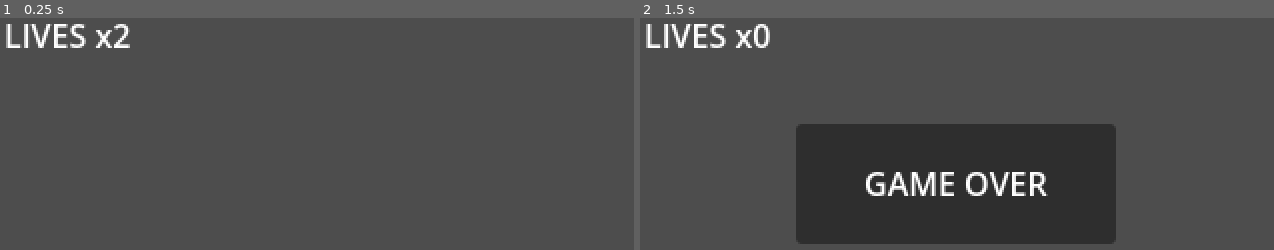
Above: before the commit, frames 1-2 (left to right).
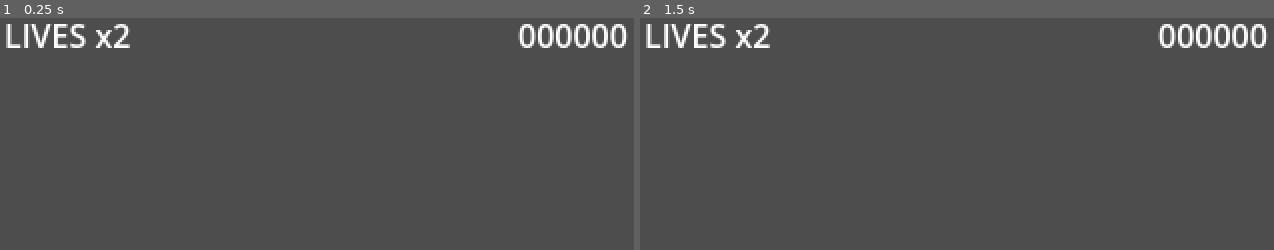
Above: after the commit, the same moments.

Repository: it-mikesoft/gng
Game: Godot game, scene res://scenes/level/level_01.tscn
Two runs of this game, one before a commit and one after it. Both use one fixed random seed, a clock stepped at 60 frames per second and the inputs below.
Inputs:
- Up to frame 1 (0.25 s): no input
- Up to frame 2 (1.5 s): tap Enter at 0.5 s; hold D (move_right) from 0.53 s (still down); tap Z (attack) at 0.6, 1.35 s; tap Space (jump) at 0.77, 1.25 s

The runs differ from the first frame. In frame 1, 1.0% of the frame differs, in the area x 81-100%, y 2-13%; in frame 2, 27%, in the area x 17-100%, y 2-98%.

Commit message:
feat: full gameplay loop + pixel art sprites
Gameplay fixes:
- _setup_spawner() wires enemy scenes at runtime via Node.set() — was
  critical bug (enemies never spawned before)
- _setup_boss() connects defeated signal → GameManager.on_boss_defeated()
- Win condition: boss.defeated → game_won signal → WinPanel in HUD
- GameManager: add_score(), on_boss_defeated(), game_won signal, reset()
  now clears score too
- EncounterSpawner: class_name added (unused here, documents intent)
- Crow + RedArremer: MOTION_MODE_FLOATING so move_and_slide() doesn't
  snap them to floors
- HUD: score display (6-digit, right-aligned), win panel, game over sub
- Any key on game over/win → GameManager.reset() + reload_current_scene()

Pixel art sprites (PIL, gothic palette: night blues / purples / bone):
- player: idle, walk (4 frames), jump — armored knight 12×24
- zombie: walk (4 frames) — pale green with outstretched arms
- crow: fly (4 frames) — black bird swoop animation
- demon_knight: walk (4 frames) — horned knight with shield + spear
- red_arremer: fly (4 frames) — orange-red winged demon
- boss: phase 1 + phase 2 (2 frames each, 32×48) — 4-eyed horror
- weapons: lance (gold), fireball (ORG/RED/GLD gradient)
- environment: ground tile (16×16), platform tile (16×8)
- tools/gen_sprites.py: reproducible generator, re-run anytime

Co-Authored-By: Claude Sonnet 4.6 <noreply@anthropic.com>

Diff:
--- a/game/scenes/level/level_01.tscn
+++ b/game/scenes/level/level_01.tscn
@@ -1,13 +1,13 @@
-[gd_scene load_steps=8 format=3 uid="uid://blevel01"]
+[gd_scene load_steps=9 format=3 uid="uid://blevel01"]
 
-[ext_resource type="Script"      path="res://scripts/level/level_01.gd"              id="0_level"]
+[ext_resource type="Script" path="res://scripts/level/level_01.gd" id="0_level"]
 [ext_resource type="PackedScene" uid="uid://bplayer001" path="res://scenes/player/player.tscn" id="1_player"]
-[ext_resource type="PackedScene" uid="uid://bhud001"    path="res://scenes/ui/hud.tscn"        id="2_hud"]
-[ext_resource type="PackedScene" uid="uid://bboss001"   path="res://scenes/boss/boss.tscn"     id="3_boss"]
-[ext_resource type="Script"      path="res://scripts/checkpoint.gd"                  id="4_checkpoint"]
-[ext_resource type="Script"      path="res://scripts/director/encounter_spawner.gd"  id="5_spawner"]
-[ext_resource type="Script"      path="res://scripts/camera.gd"                      id="6_cam"]
-[ext_resource type="Script"      path="res://scripts/director/ai_director.gd"        id="7_dir"]
+[ext_resource type="PackedScene" uid="uid://bhud001" path="res://scenes/ui/hud.tscn" id="2_hud"]
+[ext_resource type="PackedScene" uid="uid://bboss001" path="res://scenes/boss/boss.tscn" id="3_boss"]
+[ext_resource type="Script" path="res://scripts/checkpoint.gd" id="4_checkpoint"]
+[ext_resource type="Script" path="res://scripts/director/encounter_spawner.gd" id="5_spawner"]
+[ext_resource type="Script" path="res://scripts/camera.gd" id="6_cam"]
+[ext_resource type="Script" path="res://scripts/director/ai_director.gd" id="7_dir"]
 
 [node name="Level01" type="Node2D"]
 script = ExtResource("0_level")
@@ -36,9 +36,6 @@
 
 [node name="Spawner" type="Node2D" parent="."]
 script = ExtResource("5_spawner")
-spawn_interval_min = 3.0
-spawn_interval_max = 8.0
-max_live_enemies = 6
 
 [node name="AiDirector" type="Node" parent="Spawner"]
 script = ExtResource("7_dir")
--- a/game/scenes/ui/hud.tscn
+++ b/game/scenes/ui/hud.tscn
@@ -9,21 +9,63 @@
 offset_left = 4.0
 offset_top = 4.0
 offset_right = 120.0
-offset_bottom = 20.0
+offset_bottom = 18.0
 text = "LIVES x3"
+
+[node name="ScoreLabel" type="Label" parent="."]
+offset_left = 220.0
+offset_top = 4.0
+offset_right = 316.0
+offset_bottom = 18.0
+text = "000000"
+horizontal_alignment = 2
 
 [node name="GameOverPanel" type="Panel" parent="."]
 visible = false
 offset_left = 80.0
-offset_top = 60.0
+offset_top = 55.0
 offset_right = 240.0
-offset_bottom = 120.0
+offset_bottom = 125.0
 
-[node name="GameOverLabel" type="Label" parent="GameOverPanel"]
-offset_left = 8.0
-offset_top = 8.0
-offset_right = 152.0
-offset_bottom = 52.0
+[node name="GOLabel" type="Label" parent="GameOverPanel"]
+offset_left = 0.0
+offset_top = 0.0
+offset_right = 160.0
+offset_bottom = 40.0
 text = "GAME OVER"
 horizontal_alignment = 1
 vertical_alignment = 1
+
+[node name="GOSub" type="Label" parent="GameOverPanel"]
+offset_left = 0.0
+offset_top = 42.0
+offset_right = 160.0
+offset_bottom = 70.0
+text = "press any key"
+horizontal_alignment = 1
+vertical_alignment = 1
+
+[node name="WinPanel" type="Panel" parent="."]
+visible = false
+offset_left = 80.0
+offset_top = 55.0
+offset_right = 240.0
+offset_bottom = 125.0
+
+[node name="WinLabel" type="Label" parent="WinPanel"]
+offset_left = 0.0
+offset_top = 0.0
+offset_right = 160.0
+offset_bottom = 40.0
+text = "YOU WIN!"
+horizontal_alignment = 1
+vertical_alignment = 1
+
+[node name="WinSub" type="Label" parent="WinPanel"]
+offset_left = 0.0
+offset_top = 42.0
+offset_right = 160.0
+offset_bottom = 70.0
+text = "press any key"
+horizontal_alignment = 1
+vertical_alignment = 1
--- a/game/scripts/director/encounter_spawner.gd
+++ b/game/scripts/director/encounter_spawner.gd
@@ -1,4 +1,5 @@
 extends Node2D
+class_name EncounterSpawner
 # Spawns enemies at marked spawn points driven by AiDirector intensity.
 
 @export var spawn_interval_min : float = 3.0
--- a/game/scripts/enemies/crow.gd
+++ b/game/scripts/enemies/crow.gd
@@ -13,6 +13,7 @@
 
 func _ready() -> void:
 	super()
+	motion_mode = CharacterBody2D.MOTION_MODE_FLOATING
 	max_hp      = 1
 	move_speed  = 120.0
 	score_value = 200
--- a/game/scripts/enemies/enemy_base.gd
+++ b/game/scripts/enemies/enemy_base.gd
@@ -68,5 +68,6 @@
 
 func _die() -> void:
 	state = State.DEAD
+	GameManager.add_score(score_value)
 	died.emit(self)
 	queue_free()
--- a/game/scripts/enemies/red_arremer.gd
+++ b/game/scripts/enemies/red_arremer.gd
@@ -19,6 +19,7 @@
 
 func _ready() -> void:
 	super()
+	motion_mode = CharacterBody2D.MOTION_MODE_FLOATING
 	max_hp      = 2
 	move_speed  = 50.0
 	score_value = 1000
--- a/game/scripts/game_manager.gd
+++ b/game/scripts/game_manager.gd
@@ -1,14 +1,17 @@
 extends Node
 
 signal lives_changed(count: int)
+signal score_changed(score: int)
 signal game_over
 signal player_respawning
+signal game_won
 
 const MAX_LIVES := 3
 
-var lives := MAX_LIVES
+var lives     : int    = MAX_LIVES
+var score     : int    = 0
 var checkpoint_pos := Vector2.ZERO
-var player: CharacterBody2D
+var player    : CharacterBody2D
 
 func _ready() -> void:
 	process_mode = Node.PROCESS_MODE_ALWAYS
@@ -18,6 +21,10 @@
 
 func set_checkpoint(pos: Vector2) -> void:
 	checkpoint_pos = pos
+
+func add_score(amount: int) -> void:
+	score += amount
+	score_changed.emit(score)
 
 func lose_life() -> void:
 	lives = max(0, lives - 1)
@@ -31,6 +38,9 @@
 	await get_tree().create_timer(1.5).timeout
 	_respawn()
 
+func on_boss_defeated() -> void:
+	game_won.emit()
+
 func _respawn() -> void:
 	if not is_instance_valid(player):
 		return
@@ -39,5 +49,7 @@
 
 func reset() -> void:
 	lives = MAX_LIVES
+	score = 0
 	checkpoint_pos = Vector2.ZERO
 	lives_changed.emit(lives)
+	score_changed.emit(score)
--- a/game/scripts/hud.gd
+++ b/game/scripts/hud.gd
@@ -1,16 +1,28 @@
 extends CanvasLayer
 
-@onready var lives_label    : Label = $LivesLabel
-@onready var game_over_panel: Panel = $GameOverPanel
+@onready var lives_label     : Label = $LivesLabel
+@onready var score_label     : Label = $ScoreLabel
+@onready var game_over_panel : Panel = $GameOverPanel
+@onready var win_panel       : Panel = $WinPanel
 
 func _ready() -> void:
 	GameManager.lives_changed.connect(_on_lives_changed)
+	GameManager.score_changed.connect(_on_score_changed)
 	GameManager.game_over.connect(_on_game_over)
+	GameManager.game_won.connect(_on_game_won)
 	game_over_panel.hide()
+	win_panel.hide()
 	_on_lives_changed(GameManager.lives)
+	_on_score_changed(GameManager.score)
 
 func _on_lives_changed(count: int) -> void:
 	lives_label.text = "LIVES x" + str(count)
 
+func _on_score_changed(s: int) -> void:
+	score_label.text = str(s).lpad(6, "0")
+
 func _on_game_over() -> void:
 	game_over_panel.show()
+
+func _on_game_won() -> void:
+	win_panel.show()
--- a/game/scripts/level/level_01.gd
+++ b/game/scripts/level/level_01.gd
@@ -7,7 +7,10 @@
 	_build_geometry()
 	_setup_player()
 	_setup_checkpoint()
+	_setup_spawner()
+	_setup_boss()
 	GameManager.game_over.connect(_on_game_over)
+	GameManager.game_won.connect(_on_game_won)
 
 # ── geometry ──────────────────────────────────────────────────────────────────
 
@@ -92,20 +95,37 @@
 	GameManager.set_checkpoint(player.global_position)
 
 func _setup_checkpoint() -> void:
-	var cp : Area2D = $Checkpoint
 	var cs : CollisionShape2D = $Checkpoint/CheckpointShape
 	if cs.shape == null:
 		var s := CircleShape2D.new()
 		s.radius = 14.0
 		cs.shape = s
 
-# ── game over ─────────────────────────────────────────────────────────────────
+func _setup_spawner() -> void:
+	var sp : Node2D = $Spawner
+	sp.set("zombie_scene",       load("res://scenes/enemies/zombie.tscn"))
+	sp.set("crow_scene",         load("res://scenes/enemies/crow.tscn"))
+	sp.set("demon_knight_scene", load("res://scenes/enemies/demon_knight.tscn"))
+	sp.set("red_arremer_scene",  load("res://scenes/enemies/red_arremer.tscn"))
+
+func _setup_boss() -> void:
+	var boss : CharacterBody2D = $Boss
+	boss.defeated.connect(_on_boss_defeated)
+
+# ── end conditions ────────────────────────────────────────────────────────────
+
+func _on_boss_defeated() -> void:
+	GameManager.on_boss_defeated()
 
 func _on_game_over() -> void:
-	# Any key restarts after 2 seconds
 	await get_tree().create_timer(2.0).timeout
+	set_process_unhandled_key_input(true)
+
+func _on_game_won() -> void:
+	await get_tree().create_timer(3.0).timeout
 	set_process_unhandled_key_input(true)
 
 func _unhandled_key_input(event: InputEvent) -> void:
 	if event is InputEventKey and event.pressed:
+		GameManager.reset()
 		get_tree().reload_current_scene()
Binary file added: game/assets/sprites/boss/boss_p1.png
Binary file added: game/assets/sprites/boss/boss_p2.png
Binary file added: game/assets/sprites/enemies/crow_fly.png
Binary file added: game/assets/sprites/enemies/demon_knight_walk.png
Binary file added: game/assets/sprites/enemies/red_arremer_fly.png
Binary file added: game/assets/sprites/enemies/zombie_walk.png
Binary file added: game/assets/sprites/environment/ground_tile.png
Binary file added: game/assets/sprites/environment/platform_tile.png
Binary file added: game/assets/sprites/player/player_idle.png
Binary file added: game/assets/sprites/player/player_jump.png
Binary file added: game/assets/sprites/player/player_walk.png
Binary file added: game/assets/sprites/weapons/fireball.png
(and 2 more such lines)
